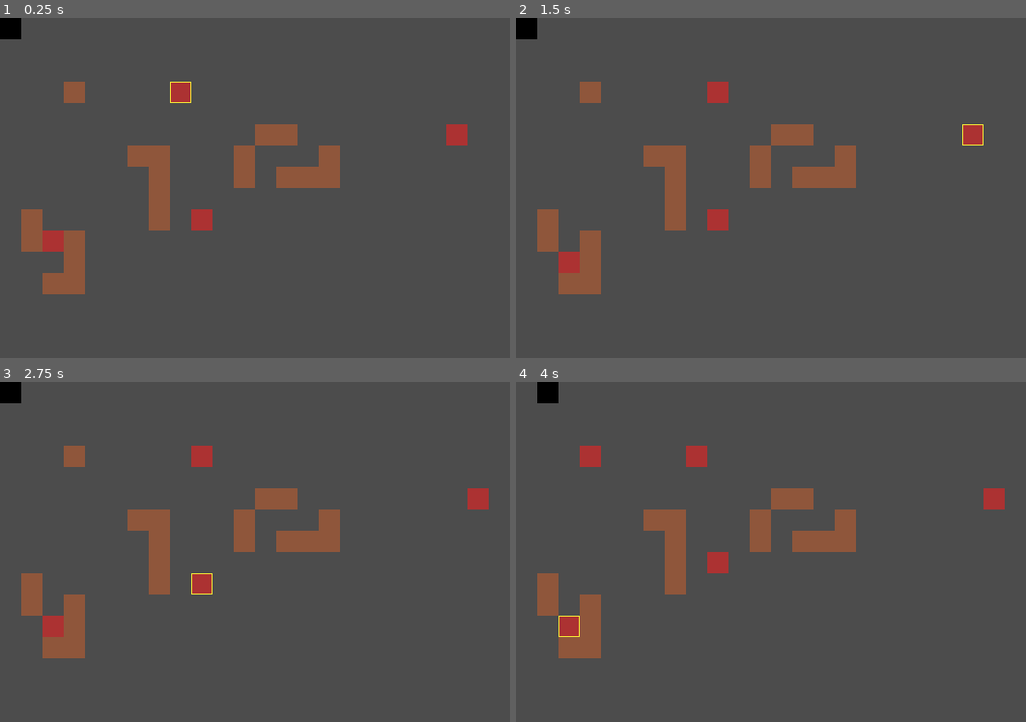
Above: before the commit, frames 1-4 (two rows, left to right).
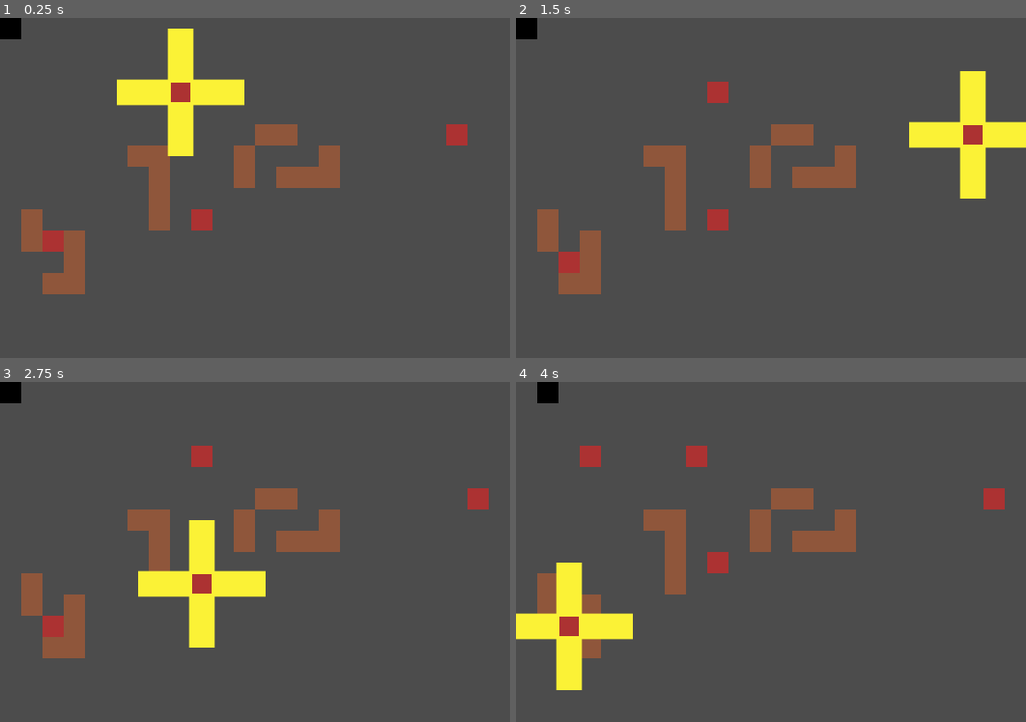
Above: after the commit, the same moments.

Repository: Leirda01/gmtk-2020-leirda-diana
Game: Godot game, scene res://scenes/Main.tscn
Same seed, same stepped clock (60 frames per second), same inputs: the game is played once before the commit and once after it.
Inputs:
- Up to frame 1 (0.25 s): no input
- Up to frame 2 (1.5 s): tap Enter at 0.5 s; hold Right (ui_right) 0.53-1.28 s; tap Space at 1.25 s; hold Down (ui_down) from 1.28 s (still down)
- Up to frame 3 (2.75 s): tap Enter at 2 s; release Down (ui_down) at 2.03 s; hold Right (ui_right) from 2.03 s (still down)
- Up to frame 4 (4 s): tap Space at 2.75 s; release Right (ui_right) at 2.78 s; hold Up (ui_up) 2.78-3.53 s; tap Enter at 3.5 s; hold Left (ui_left) from 3.53 s (still down)

The runs differ from the first frame. In frame 1, 3.5% of the frame differs, in the area x 12-48%, y 3-41%; in frame 2, 3.3%; in frame 3, 3.5%; in frame 4, 3.1%.

Commit message:
Add range with Area2D

Diff:
--- a/scenes/Enemy.tscn
+++ b/scenes/Enemy.tscn
@@ -1,12 +1,29 @@
-[gd_scene load_steps=3 format=2]
+[gd_scene load_steps=5 format=2]
 
 [ext_resource path="res://sprites/enemy-1.png" type="Texture" id=1]
 [ext_resource path="res://scenes/Entity.tscn" type="PackedScene" id=2]
+[ext_resource path="res://scripts/Enemy.gd" type="Script" id=3]
+[ext_resource path="res://sprites/range-1.png" type="Texture" id=4]
 
 [node name="Enemy" type="Node2D"]
+script = ExtResource( 3 )
+
+[node name="Range" type="Area2D" parent="."]
+visible = false
+
+[node name="Shape" type="CollisionPolygon2D" parent="Range"]
+position = Vector2( 12, 12 )
+scale = Vector2( 1.2, 1.2 )
+polygon = PoolVector2Array( -10, -10, -10, -43.3333, 10, -43.3333, 10, -10, 50, -10, 50, 10, 10, 10, 10, 50, -10, 50, -10, 10, -50, 10, -50, -10 )
+
+[node name="Sprite" type="Sprite" parent="Range/Shape"]
+texture = ExtResource( 4 )
 
 [node name="Controller" parent="." instance=ExtResource( 2 )]
 
 [node name="Sprite" type="Sprite" parent="Controller"]
 texture = ExtResource( 1 )
 centered = false
+
+[node name="RemoteTransform2D" type="RemoteTransform2D" parent="Controller"]
+remote_path = NodePath("../../Range")
--- a/scenes/Main.tscn
+++ b/scenes/Main.tscn
@@ -6,6 +6,7 @@
 [ext_resource path="res://scenes/Enemy.tscn" type="PackedScene" id=4]
 [ext_resource path="res://scenes/Spawner.tscn" type="PackedScene" id=5]
 [ext_resource path="res://scenes/Cursor.tscn" type="PackedScene" id=6]
+[ext_resource path="res://scripts/Cursor.gd" type="Script" id=7]
 
 [sub_resource type="ConvexPolygonShape2D" id=1]
 points = PoolVector2Array( 24, 24, 0, 24, 0, 0, 24, 0 )
@@ -42,7 +43,7 @@
 cell_size = Vector2( 24, 24 )
 cell_custom_transform = Transform2D( 24, 0, 0, 24, 0, 0 )
 format = 1
-tile_data = PoolIntArray( 1, 0, 0, 2, 0, 0, 3, 0, 0, 4, 0, 0 …(257 unchanged characters)… , 0, 0, 196633, 0, 0, 262144, 0, 0, 262148, 0, 0, 262169, 0, 0, 327680, 0, 0, 327705, 0, 0, 39 …(934 unchanged characters)…
+tile_data = PoolIntArray( 1, 0, 0, 2, 0, 0, 3, 0, 0, 4, 0, 0 …(257 unchanged characters)… , 0, 0, 196633, 0, 0, 262144, 0, 0, 262169, 0, 0, 327680, 0, 0, 327705, 0, 0, 39 …(934 unchanged characters)…
 
 [node name="Enemies" type="Node" parent="."]
 
@@ -62,6 +63,7 @@
 
 [node name="Cursor" parent="." instance=ExtResource( 6 )]
 position = Vector2( 192, 72 )
+script = ExtResource( 7 )
 
 [node name="Spawner" parent="." instance=ExtResource( 5 )]
 position = Vector2( 72, 72 )
--- a/scenes/Spawner.tscn
+++ b/scenes/Spawner.tscn
@@ -11,4 +11,5 @@
 [node name="CollisionShape2D" type="CollisionShape2D" parent="."]
 position = Vector2( 12, 12 )
 shape = SubResource( 1 )
+[connection signal="area_exited" from="." to="." method="_on_Spawner_area_exited"]
 [connection signal="body_exited" from="." to="." method="_on_Spawner_body_exited"]
--- /dev/null
+++ b/scripts/Cursor.gd
@@ -0,0 +1,5 @@
+extends Node2D
+
+func hilight(object):
+	position = object.get_node("Controller").global_position
+	object.show_range()
--- a/scripts/Enemy.gd
+++ b/scripts/Enemy.gd
@@ -1 +1,17 @@
 extends Node2D
+
+func move(direction: Vector2):
+	hide_range()
+	return $Controller.move(direction)
+
+func show_range():
+	$Range.visible = true
+
+func hide_range():
+	$Range.visible = false
+
+func attack():
+	pass
+
+func die():
+	pass
--- a/scripts/Main.gd
+++ b/scripts/Main.gd
@@ -14,10 +14,7 @@
 
 func _process(_delta):
 	if enemy_index < $Enemies.get_child_count():
-		$Cursor.position = $Enemies \
-			.get_child(enemy_index) \
-			.get_node("Controller") \
-			.get_global_position()
+		$Cursor.hilight($Enemies.get_child(enemy_index))
 		return
 	# dis à la machine de calculer les attaques ici
 	$Player.random_move()
@@ -25,12 +22,12 @@
 		$Spawner.add_enemy($Enemies, Enemy.instance())
 	enemy_index = 0
 	score += 1
+	print(score)
 
 func _input(event):
-	if enemy_index <= $Enemies.get_child_count():
+	if enemy_index < $Enemies.get_child_count():
 		for key in directions.keys():
 			if event.is_action_pressed(key):
 				enemy_index += int($Enemies \
 					.get_child(enemy_index) \
-					.get_node("Controller") \
 					.move(directions[key]))
--- a/scripts/Spawner.gd
+++ b/scripts/Spawner.gd
@@ -3,12 +3,10 @@
 var can_spawn: = true
 
 func add_enemy(parent: Object, object: Object):
-	if not can_spawn:
-		return
-	object.position = self.position
-	parent.add_child(object)
-	can_spawn = false
+	if can_spawn:
+		object.position = self.position
+		parent.add_child(object)
+		can_spawn = false
 
-
-func _on_Spawner_body_exited(body):
+func _on_Spawner_area_exited(area):
 	can_spawn = true
Not shown: 1 places in scenes/Main.tscn that only renumber resources
Binary file added: sprites/range-1.png
Not shown, added: sprites/range-1.png.import
